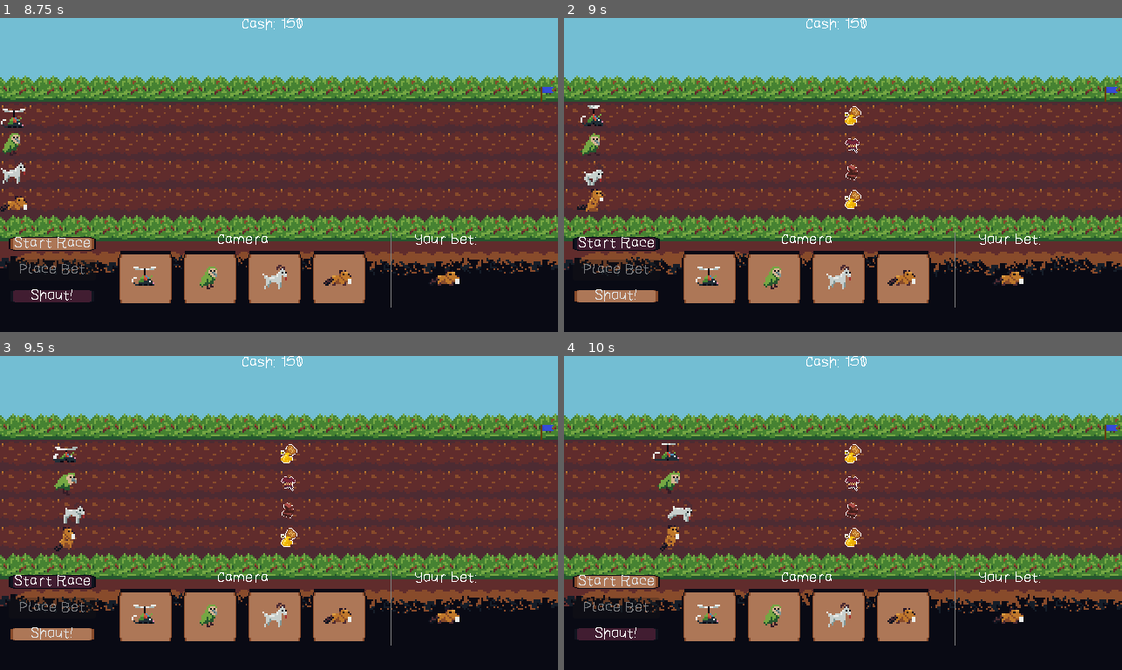
Above: before the commit, frames 1-4 (two rows, left to right).
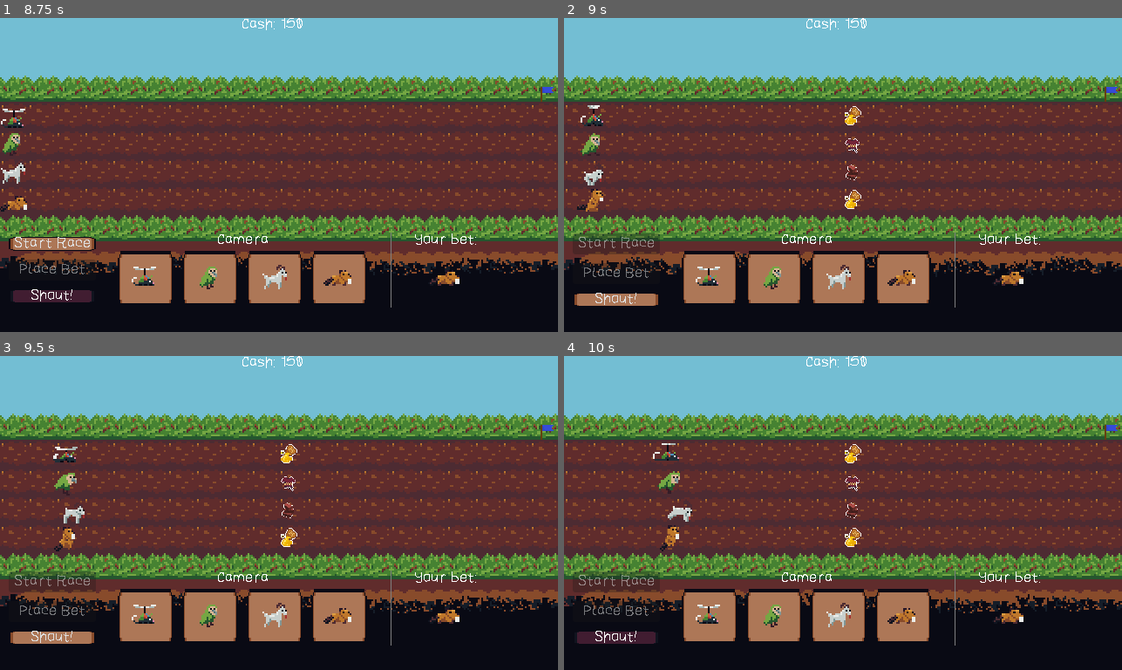
Above: after the commit, the same moments.

Repository: jame581/FastAndFocused
Game: Godot game, scene res://maps/main_menu.tscn
Same seed, same stepped clock (60 frames per second), same inputs: the game is played once before the commit and once after it.
Inputs:
- Up to frame 1 (8.75 s): click "Play" at 0.5 s; click "Place Bet" at 1.25 s; click "Start Race" at 2 s; click "Start Race" at 2.75 s; click "Shout!" at 3.5 s; click "Odds: 2.5" at 4.25 s; click "Odds: 3.16" at 5 s; click "Odds: 1.42" at 5.75 s; click "Odds: 5.74" at 6.5 s; click "Bet 50 on ME!" at 7.25 s; click "Shout!" at 8 s
- Up to frame 2 (9 s): click "Start Race" at 8.75 s
- Up to frame 3 (9.5 s): no input
- Up to frame 4 (10 s): click "Shout!" at 9.5 s

Frame 1 is identical in both runs. In frame 2, 1.2% of the frame differs, in the area x 1-18%, y 68-92%; in frame 3, 1.2%; in frame 4, 1.5%.

Commit message:
Add race_started signal handling to disable start button

Diff:
--- a/source/scripts/ui/race_ui.gd
+++ b/source/scripts/ui/race_ui.gd
@@ -35,6 +35,7 @@
 	# Connect signals from SignalBus
 	SignalBus.bet_placed.connect(handle_bet_placed)
 	SignalBus.race_init.connect(handle_race_init)
+	SignalBus.race_started.connect(handle_race_started)
 
 
 func _on_start_button_pressed() -> void:
@@ -88,3 +89,6 @@
 
 func _on_shout_button_pressed() -> void:
 	AudioManager.play_shout()
+
+func handle_race_started() -> void:
+	start_button.disabled = true
Not shown: 1 places in source/maps/race_level.tscn that only renumber resources
